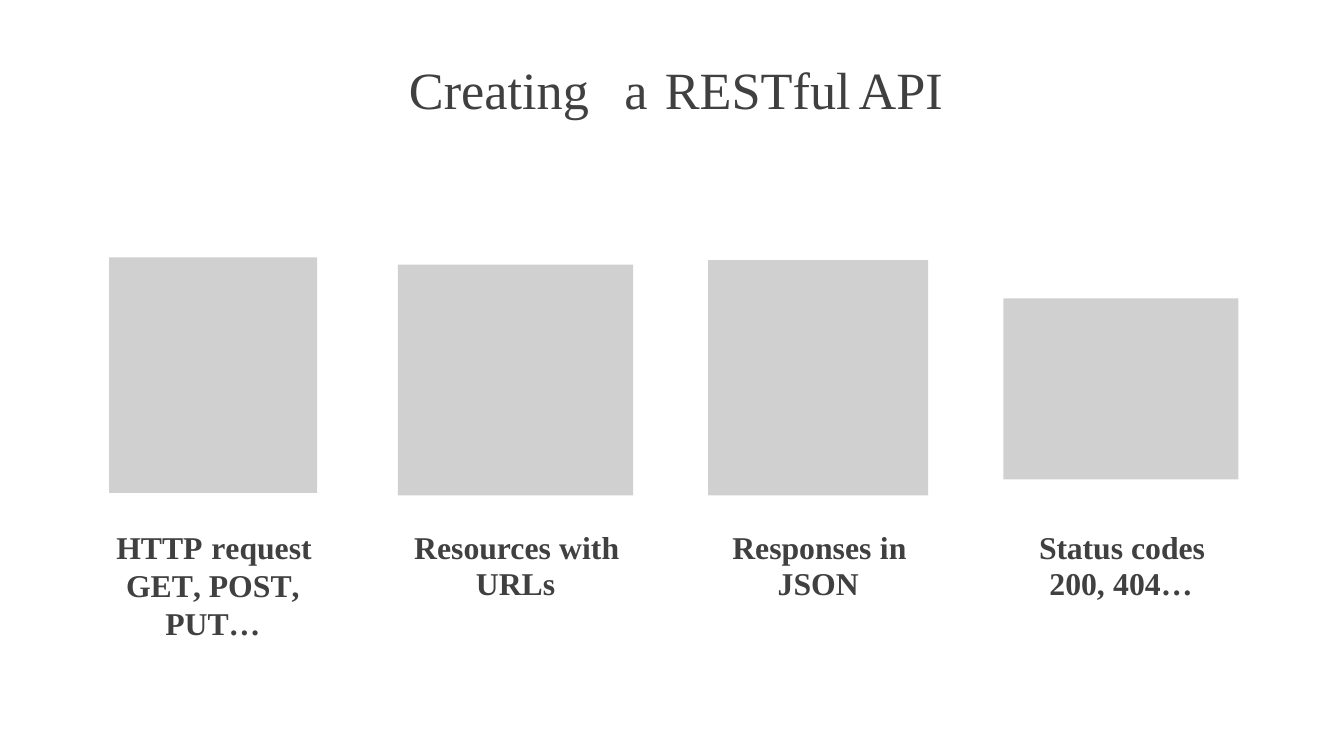
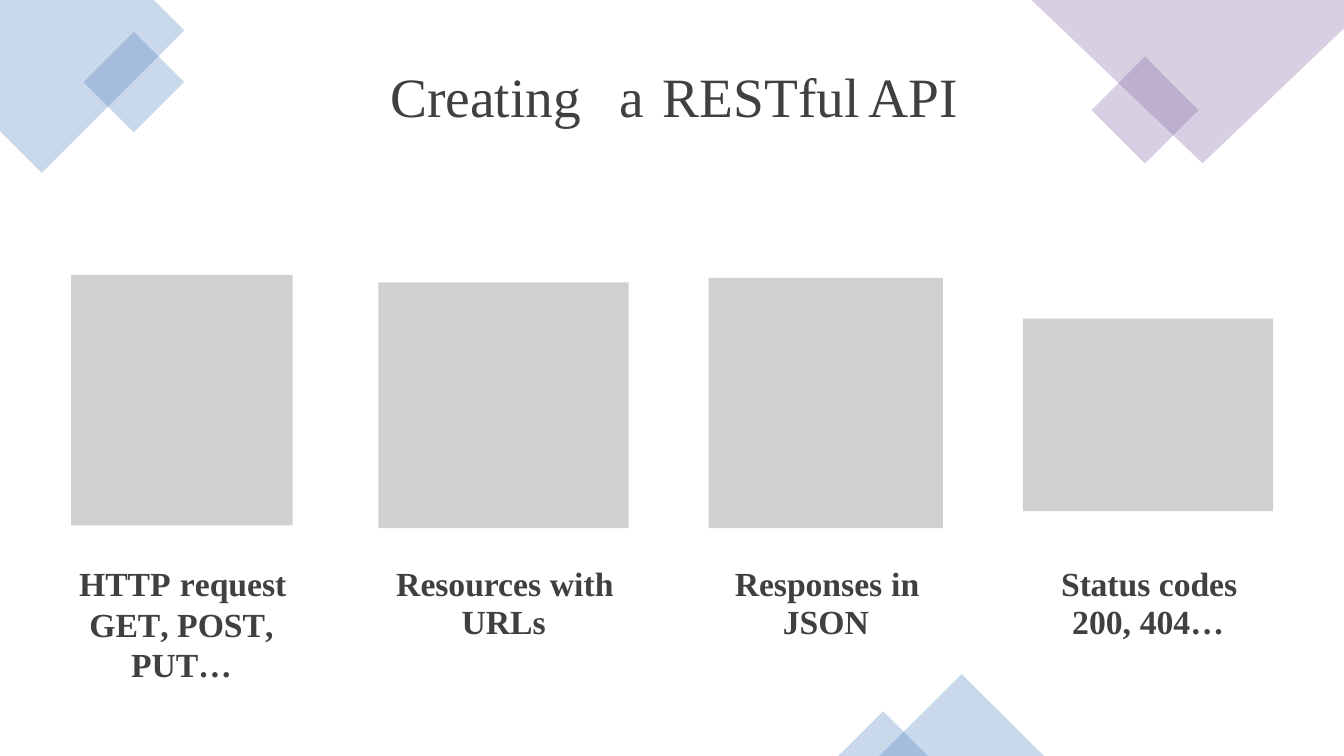
Before and after one commit to CSA-DanielVillamizar/ITM-ProgramaciondeSoftware, a slide deck: slide 7 of ASP.NET Core 6 Blazor Fundamentals/05/using-data-from-an-api-slides.pptx. Drawn at 1344x756 pixels with LibreOffice and Linux fonts; fonts in the diff are those of the drawing; grey boxes stand for pictures. Boxes give left, top, right and bottom in pixels: in the first picture for what was removed or moved away, otherwise in the second. Text is boxed around its words. In the diff, an @@ line names an element or a change of style, - is before the commit and + after.

```diff
--- a/ASP.NET Core 6 Blazor Fundamentals/05/using-data-from-an-api-slides.pptx
+++ b/ASP.NET Core 6 Blazor Fundamentals/05/using-data-from-an-api-slides.pptx
@@ freeform shape added at box(0, 0, 184, 173), fill #4F81BD at 30% opacity @@
@@ freeform shape added at box(1032, 0, 1344, 163), fill #8064A2 at 30% opacity @@
@@ rectangle added at box(83, 32, 184, 132), fill #4F81BD at 30% opacity @@
@@ rectangle added at box(1092, 56, 1199, 164), fill #8064A2 at 30% opacity @@
@@ text "Creating": place and size @@
-text "Creating" at box(409, 74, 589, 120)
+text "Creating" at box(390, 80, 581, 127)
@@ text "Creating" at box(390, 80, 581, 127): size 56 to 59.4 pt; letter spacing -0.6 to -0.7 pt in "Creating"; line spacing 58pt to 61.5pt @@
@@ text "a" at box(620, 91, 645, 118): size 56 to 59.4 pt; line spacing 58pt to 61.5pt @@
@@ text "RESTful" at box(662, 78, 859, 118): size 56 to 59.4 pt; letter spacing -0.6 to -0.7 pt in "RESTful"; line spacing 58pt to 61.5pt @@
@@ text "API" at box(869, 80, 958, 117): size 56 to 59.4 pt; line spacing 58pt to 61.5pt @@
@@ text "API": place and size @@
-text "API" at box(859, 74, 943, 109)
+text "API" at box(869, 80, 958, 117)
@@ picture: place and size @@
-picture at box(109, 257, 317, 493)
+picture at box(71, 275, 293, 526)
@@ picture: place and size @@
-picture at box(398, 265, 633, 496)
+picture at box(378, 282, 628, 528)
@@ picture: place and size @@
-picture at box(708, 260, 928, 495)
+picture at box(709, 278, 943, 528)
@@ picture: place and size @@
-picture at box(1003, 298, 1238, 479)
+picture at box(1023, 319, 1273, 511)
@@ size 34 to 36 pt; line spacing 34.9pt to 36.9pt; indent changed in 4 elements at box(735, 572, 919, 635), box(396, 572, 614, 635), box(1061, 572, 1237, 639), box(79, 574, 286, 678) @@
@@ text "HTTP request": place and size @@
-text "HTTP request" at box(116, 538, 311, 636)
+text "HTTP request" at box(79, 574, 286, 678)
@@ text "Resources with": place and size @@
-text "Resources with" at box(414, 537, 619, 596)
+text "Resources with" at box(396, 572, 614, 635)
@@ text "Responses in": place and size @@
-text "Responses in" at box(732, 537, 906, 596)
+text "Responses in" at box(735, 572, 919, 635)
@@ text "Status codes": place and size @@
-text "Status codes" at box(1039, 537, 1205, 600)
+text "Status codes" at box(1061, 572, 1237, 639)
@@ triangle added at box(879, 674, 1044, 756), fill #4F81BD at 30% opacity @@
@@ triangle added at box(838, 712, 928, 756), fill #4F81BD at 30% opacity @@
```
Also in this commit, not shown: 25 other slides changed, 8 other files.
